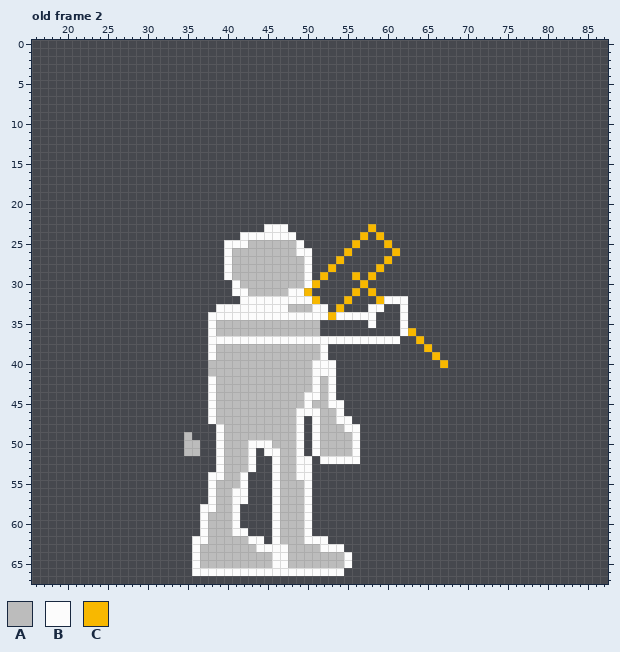
Two versions of one pixel-art file, Items/PlayerRascunho.ase. The picture above is the old version.
93x89 pixels, 4 frames. Colours within 5 levels of each other are drawn and written as one. Shown: old frame 2: x 16..87, y 0..67. The commit also changed other frames, which this record leaves out.
Palette (. is transparent): A #bcbcbc  B #fcfcfc  C #f8b800
After the commit:
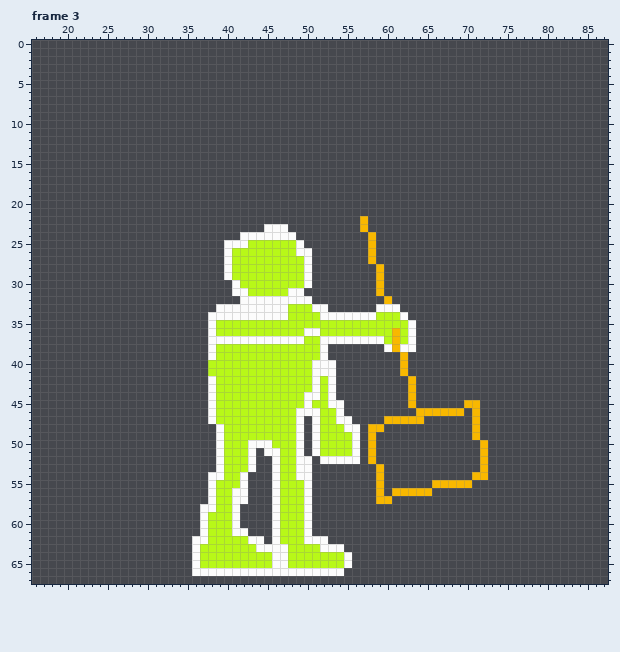
A new or re-ordered frame is compared with the old frame closest to it.
Log entry: Player Normal Attacks Setting up the player's normal attacks
The exact change:
frames re-ordered
colour A: #bcbcbc -> #b8f818
Changed rows in their new state; - is a pixel that keeps its letter.
Frame 3 against old frame 2, layers "Layer 2", "Layer 1":
first column x 35:
22 ----------------------C---------------
23 ----------------------C.--------------
24 ----------------------.C.-------------
25 ---------------------.-C-.------------
26 --------------------.--C--.-----------
27 -------------------.---C-.------------
28 ------------------.-------------------
29 -----------------.---.-.C-------------
30 ----------------.-----.-C-------------
31 ---------------.-----.-.C-------------
32 ----------------.---.---.C..----------
33 -------------------.---.-BB.----------
34 -------------AAAA-B-----AAA-----------
35 -----------------AAAAAAAAAAAB---------
36 ---------------BBAAAAAAAAACAB---------
37 ---------------AA--------ACAB.--------
38 -------------------------BCBB-.-------
39 ---------------------------C---.------
40 ---------------------------C----.-----
41 ---------------------------C----------
42 ----------------------------C---------
43 ----------------------------C---------
44 ----------------------------C---------
45 ----------------------------C------CC-
46 -----------------------------CCCCCC-C-
47 -------------------------CCCCC------C-
48 -----------------------CC-----------C-
49 .----------------------C------------C-
50 ..---------------------C-------------C
51 ..---------------------C-------------C
52 -----------------------C-------------C
53 ------------------------C------------C
54 ------------------------C-----------CC
55 ------------------------C------CCCCC--
56 ------------------------C-CCCCC-------
57 ------------------------CC------------
